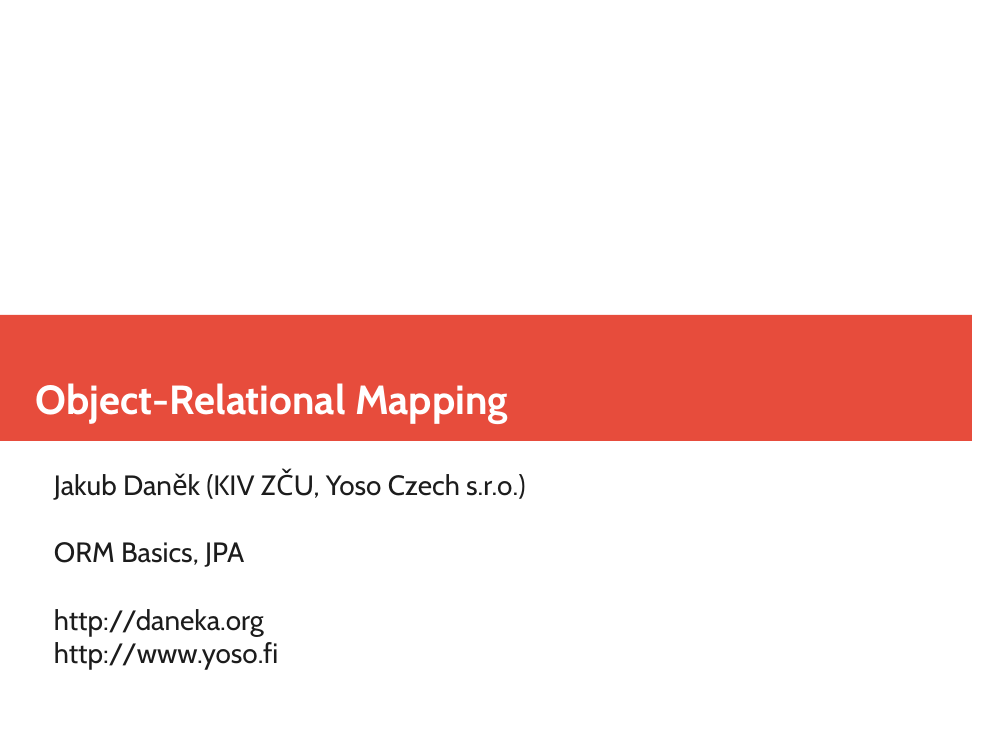
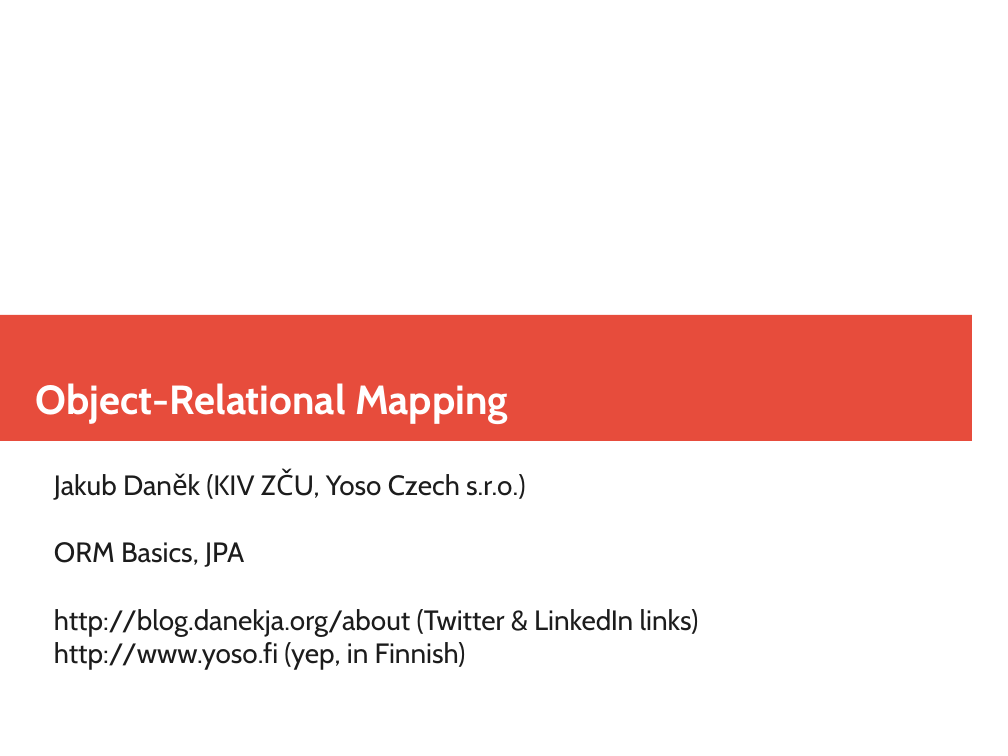
Before and after one commit to maxotta/pia-labs, a slide deck: slide 1 of lectures/persistence.odp. Drawn at 1008x756 pixels with LibreOffice and Linux fonts; fonts in the diff are those of the drawing. Boxes give left, top, right and bottom in pixels: in the first picture for what was removed or moved away, otherwise in the second. Text is boxed around its words. In the diff, an @@ line names an element or a change of style, - is before the commit and + after.

```diff
--- a/lectures/persistence.odp
+++ b/lectures/persistence.odp
@@ subtitle at box(54, 609, 699, 670): text changed @@
-http://daneka.org
-http://www.yoso.fi
+http://blog.danekja.org/about (Twitter & LinkedIn links)
+http://www.yoso.fi (yep, in Finnish)
```
Also in this commit, not shown: 3 other slides changed, 1 other file.
